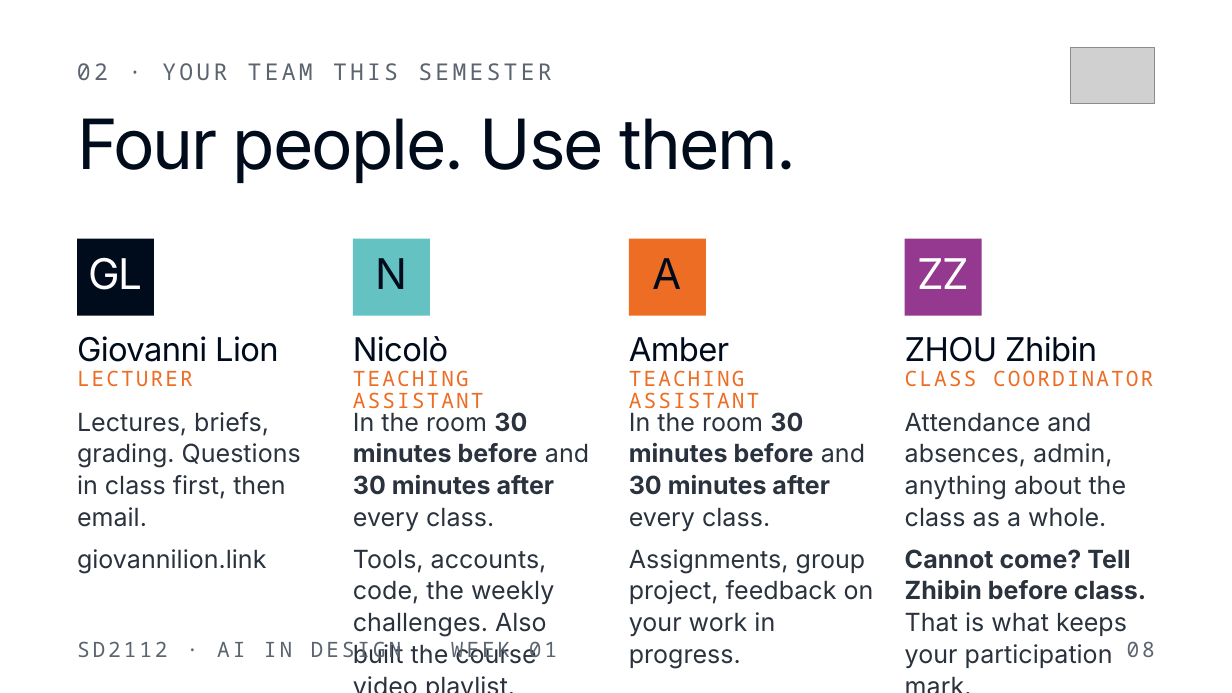
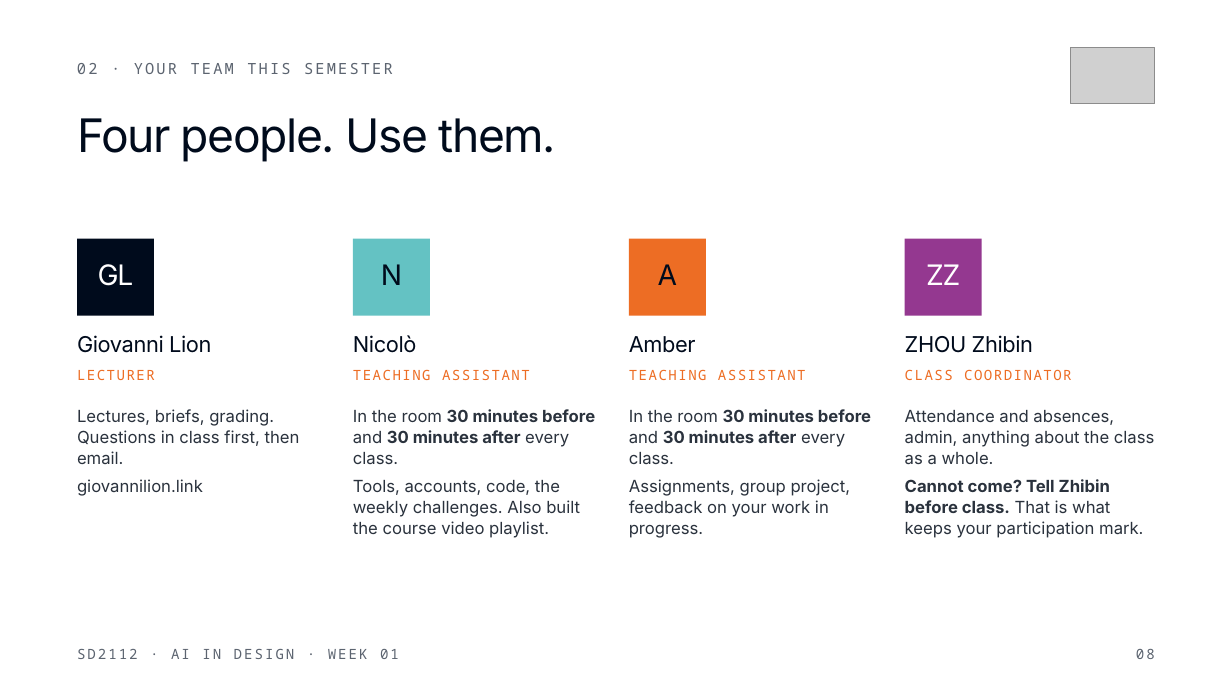
Before and after one commit to venetanji/sd2112-teaching, a slide deck: slide 8 of export/week01-classpoint.pptx. Drawn at 1232x693 pixels with LibreOffice and Linux fonts; fonts in the diff are those of the drawing; grey boxes stand for pictures. Boxes give left, top, right and bottom in pixels: in the first picture for what was removed or moved away, otherwise in the second. Text is boxed around its words. In the diff, an @@ line names an element or a change of style, - is before the commit and + after.

```diff
--- a/export/week01-classpoint.pptx
+++ b/export/week01-classpoint.pptx
@@ text "02 · YOUR TEAM THIS ..." at box(77, 63, 393, 74): size 18 to 12 pt, letter spacing 2.5 to 1.7 pt @@
@@ text "Four people. Use them." at box(77, 118, 557, 162): size 54 to 36 pt, letter spacing -1.6 to -1.1 pt @@
@@ size 33 to 22 pt, letter spacing -1.3 to -0.9 pt in 4 elements at box(98, 264, 134, 286), box(381, 264, 402, 285), box(658, 264, 677, 285), box(926, 264, 960, 285) @@
@@ size 25.5 to 17 pt, letter spacing -0.5 to -0.3 pt in 4 elements at box(77, 335, 211, 353), box(353, 335, 417, 353), box(629, 336, 696, 353), box(905, 335, 1033, 353) @@
@@ size 16.5 to 11 pt, letter spacing 1.6 to 1.1 pt in 4 elements at box(77, 370, 155, 380), box(353, 369, 530, 380), box(629, 369, 880, 391), box(905, 369, 1155, 391) @@
@@ size 19.5 to 13 pt; less space between paragraphs in 4 elements at box(77, 409, 300, 496), box(353, 409, 595, 538), box(629, 409, 871, 538), box(905, 410, 1154, 538) @@
@@ text "SD2112 · AI IN DESIGN ..." at box(77, 649, 399, 659): size 16.5 to 11 pt, letter spacing 2.3 to 1.5 pt @@
@@ text "08" at box(1136, 649, 1155, 659): size 16.5 to 11 pt, letter spacing 2.3 to 1.5 pt @@
```
Also in this commit, not shown: 58 other slides changed, 4 other files.
